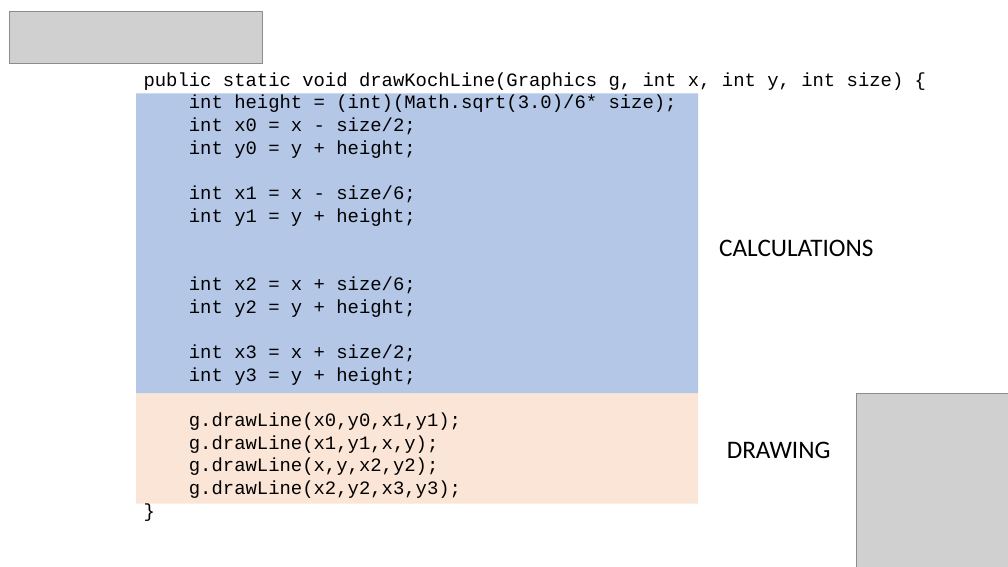
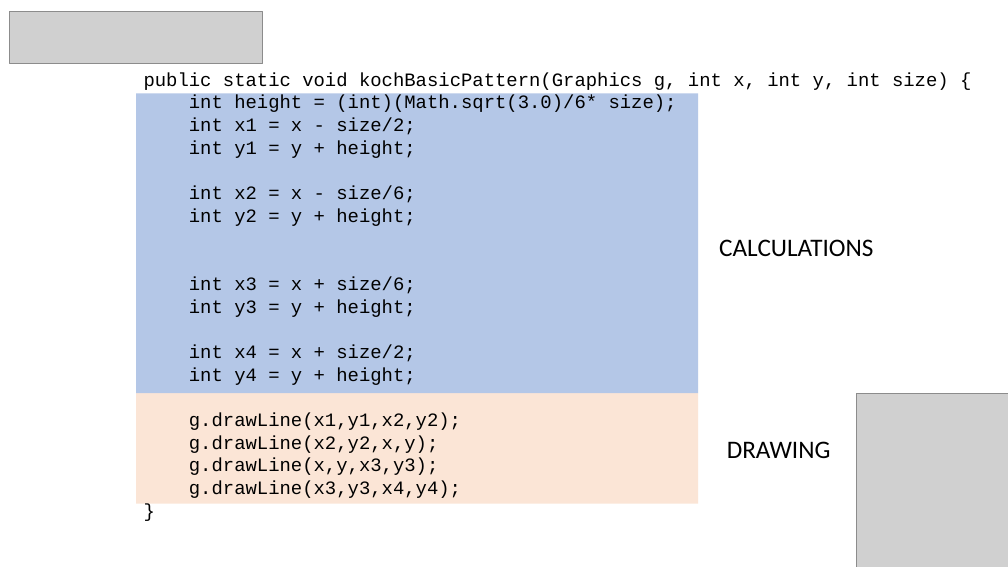
Before and after one commit to green-fox-academy/nguyenannie, a slide deck: slide 9 of week-03/Demo-week03.pptx. Drawn at 1008x567 pixels with LibreOffice and Linux fonts; fonts in the diff are those of the drawing; grey boxes stand for pictures. Boxes give left, top, right and bottom in pixels: in the first picture for what was removed or moved away, otherwise in the second. Text is boxed around its words. In the diff, an @@ line names an element or a change of style, - is before the commit and + after.

```diff
--- a/week-03/Demo-week03.pptx
+++ b/week-03/Demo-week03.pptx
@@ text at (x1=144, y1=73, x2=949, y2=498): text changed @@
-public static void drawKochLine(Graphics g, int x, int y, int size) {
-int height = (int)(Math.sqrt(3.0)/6* size);
-int x0 = x - size/2;
-int y0 = y + height;
-int x1 = x - size/6;
-int y1 = y + height;
-int x2 = x + size/6;
-int y2 = y + height;
-int x3 = x + size/2;
-int y3 = y + height;
-g.drawLine(x0,y0,x1,y1);
-g.drawLine(x1,y1,x,y);
-g.drawLine(x,y,x2,y2);
-g.drawLine(x2,y2,x3,y3);
-}
+public static void kochBasicPattern(Graphics g, int x, int y, int size) {
+int height = (int)(Math.sqrt(3.0)/6* size);
+int x1 = x - size/2;
+int y1 = y + height;
+int x2 = x - size/6;
+int y2 = y + height;
+int x3 = x + size/6;
+int y3 = y + height;
+int x4 = x + size/2;
+int y4 = y + height;
+g.drawLine(x1,y1,x2,y2);
+g.drawLine(x2,y2,x,y);
+g.drawLine(x,y,x3,y3);
+g.drawLine(x3,y3,x4,y4);
+}
```
Also in this commit, not shown: 3 other slides changed, 14 slides added, 5 slides removed, 6 other files.
